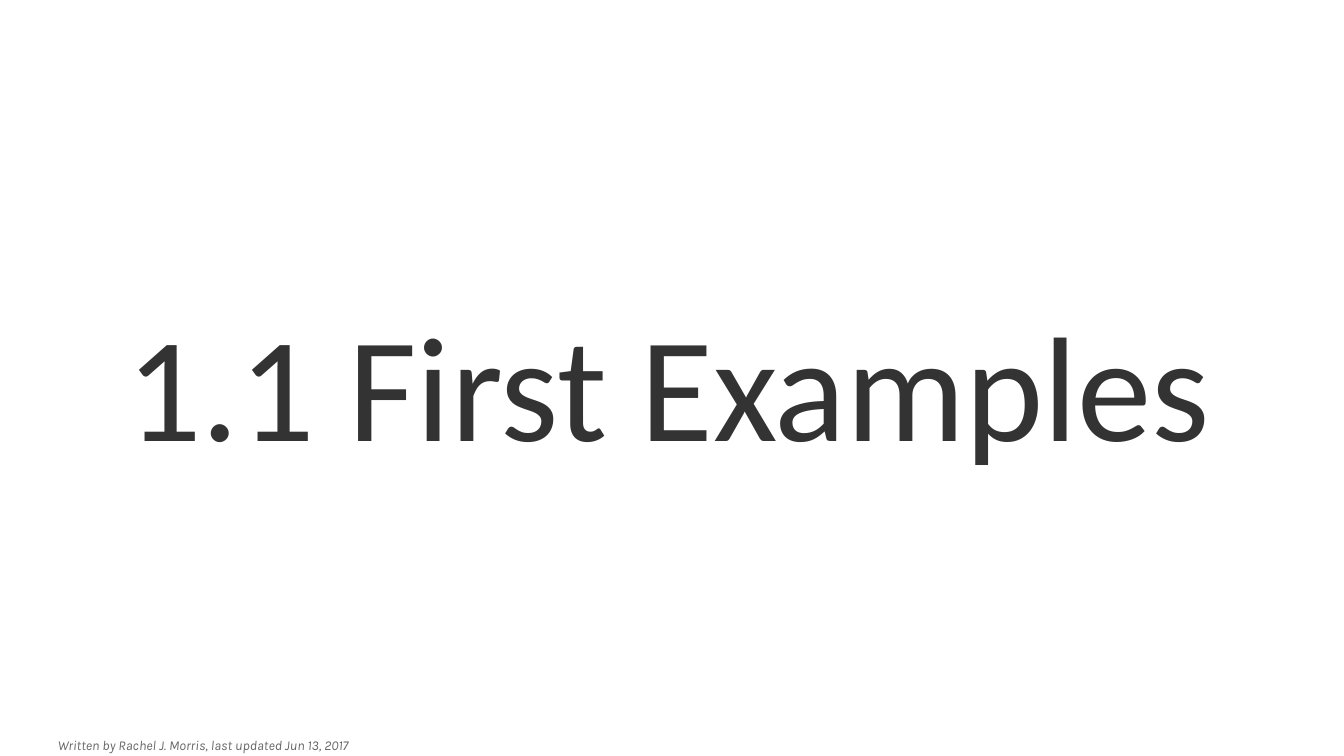
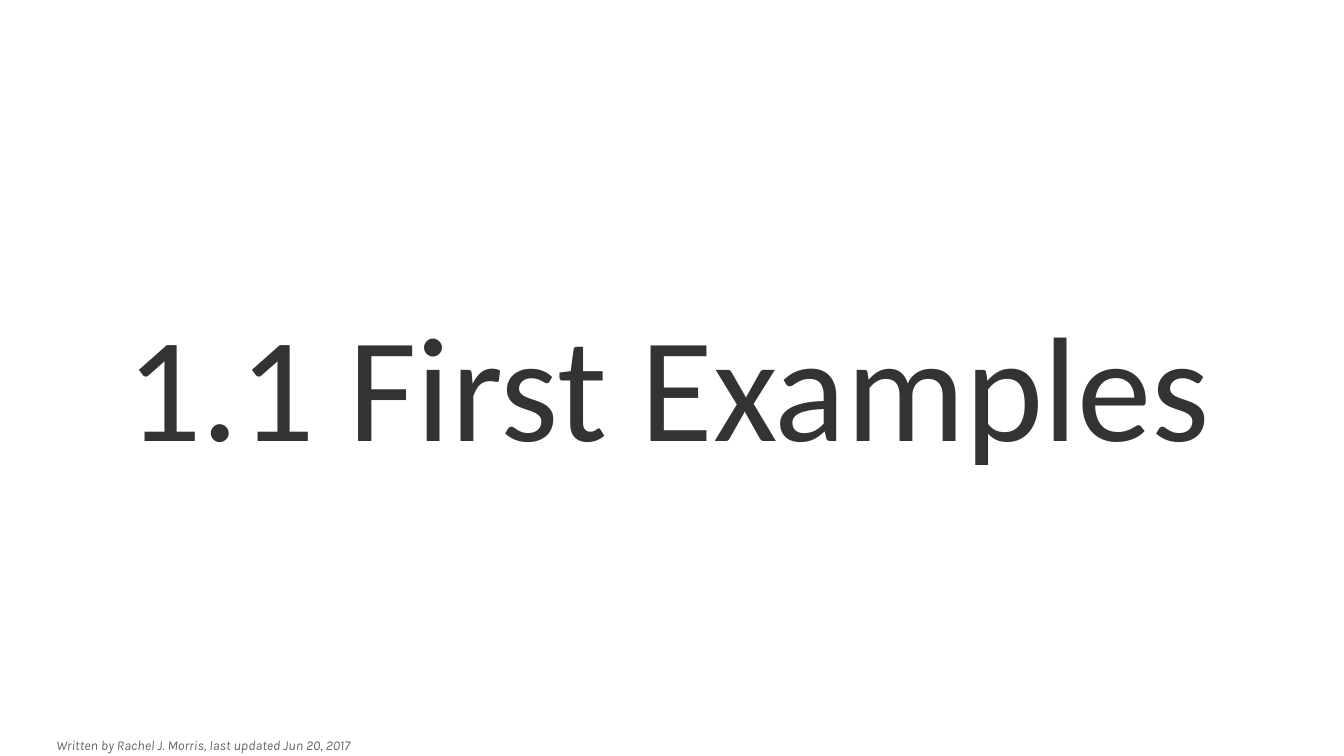
Before and after one commit to nguyenchithien/CS210-Discrete-Structures, a slide deck: slide 1 of Lectures/1-1_First_Examples.odp. Drawn at 1344x756 pixels with LibreOffice and Linux fonts; fonts in the diff are those of the drawing; background and template pictures are left out. Boxes give left, top, right and bottom in pixels: in the first picture for what was removed or moved away, otherwise in the second. Text is boxed around its words. In the diff, an @@ line names an element or a change of style, - is before the commit and + after.

Commit message:
Lecture 1.1

```diff
--- a/Lectures/1-1_First_Examples.odp
+++ b/Lectures/1-1_First_Examples.odp
@@ text at box(56, 741, 350, 753): text changed @@
-Written by Rachel J. Morris, last updated Jun 13, 2017
+Written by Rachel J. Morris, last updated Jun 20, 2017
```
Also in this commit, not shown: 28 slides added, 2 slides removed, 4 other files.
